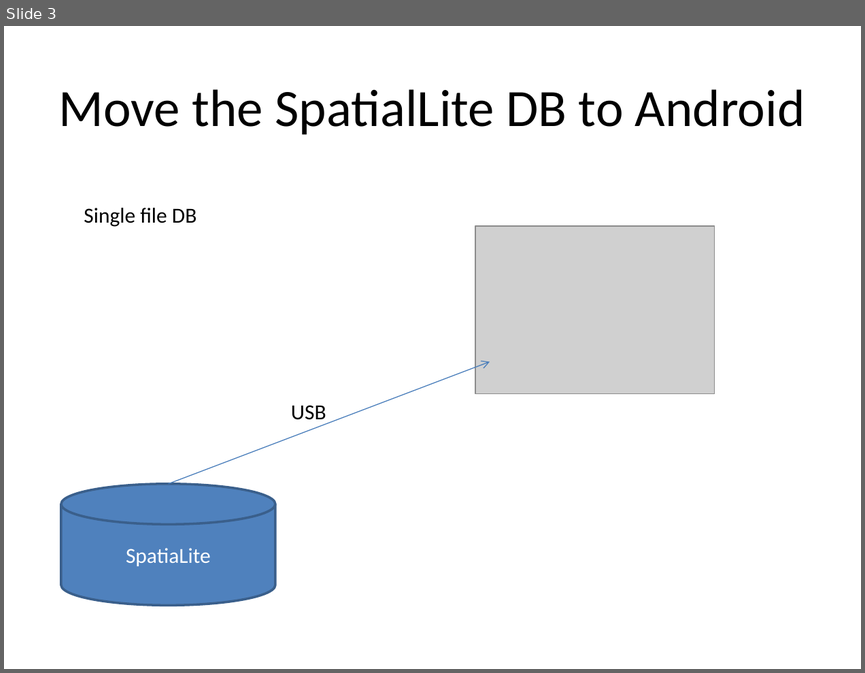
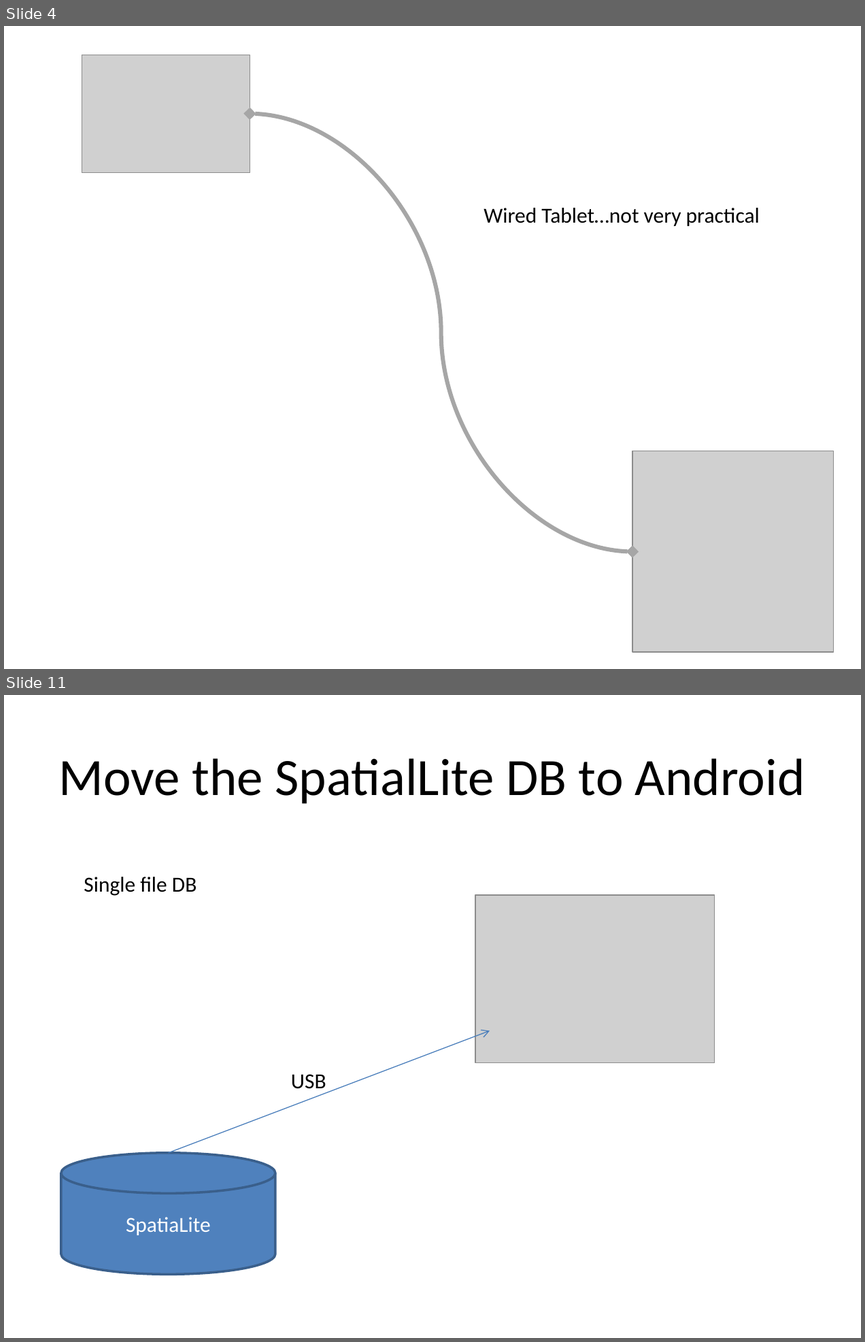
Before and after one commit to mebrookbank/airpic, a slide deck: airpic.pptx. Shown one above the other, each under a label of ours: slide 3 before the commit, slides 4 and 11 after it; the slides between them are not shown. The pictures are 865x673 and 865x1342 pixels, drawn with LibreOffice and Linux fonts; fonts in the diff are those of the drawing; grey boxes stand for pictures. Boxes give left, top, right and bottom in pixels: in the first picture for what was removed or moved away, otherwise in the second. Text is boxed around its words. In the diff, an @@ line names an element or a change of style, - is before the commit and + after.

```diff
--- a/airpic.pptx
+++ b/airpic.pptx
@@ slide 4 added at (4,26,861,669), background #FFFFFF @@
@@ picture added at (82,55,250,172) @@
@@ curved double arrow added from (250, 114) to (632, 551), #A6A6A6 3.5 pt @@
@@ text added at (483,208,759,226), 18 pt, text #000000 @@
+Wired Tablet…not very practical
@@ picture added at (632,451,832,652) @@
@@ what was slide 3 is now slide 11 @@
```
Also in this commit, not shown: 2 slides changed, 7 other slides added.
